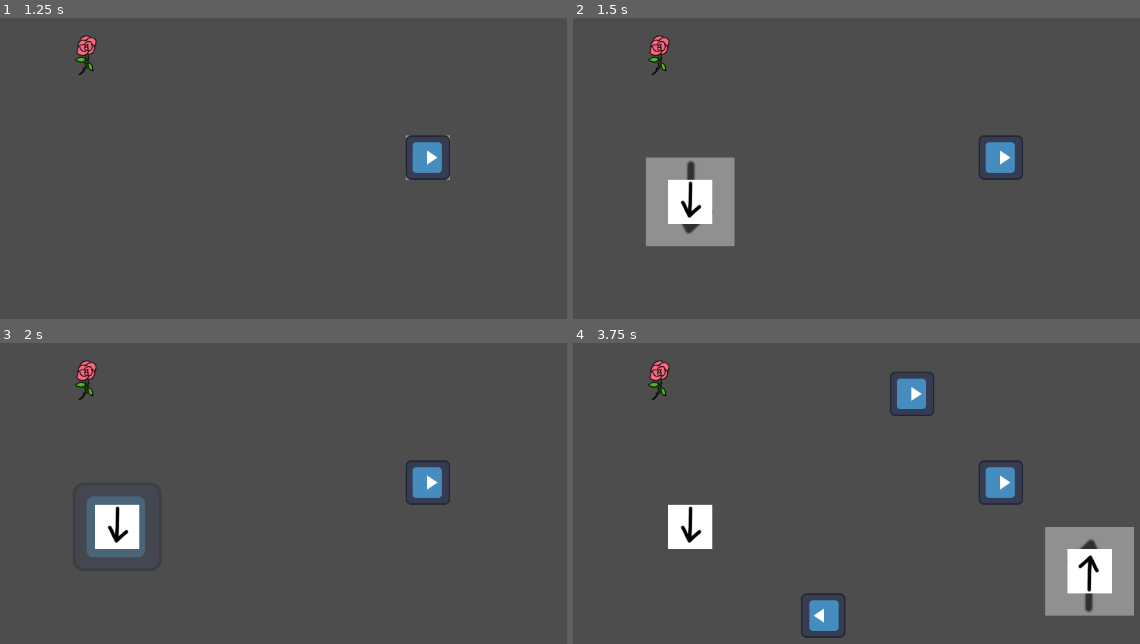
Above: before the commit, frames 1-4 (two rows, left to right).
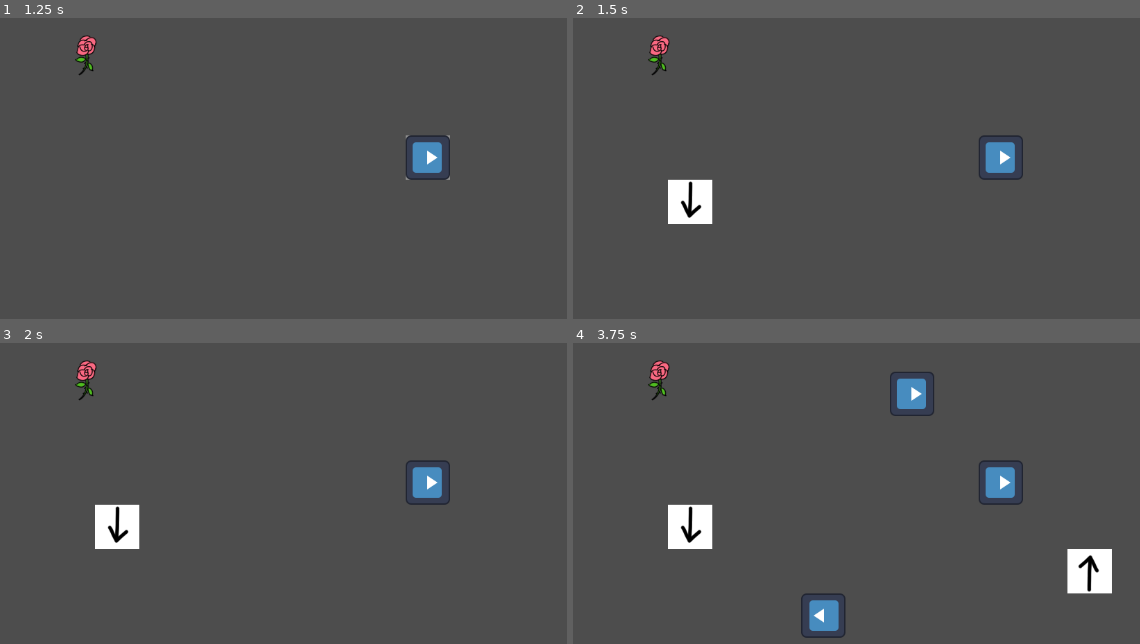
Above: after the commit, the same moments.

Repository: bsc23me/GodotWildJam426
Game: Godot game, scene res://MainScene.tscn
The game is run twice, just before and just after one commit, with the same random seed, the same clock (stepped at 60 frames per second) and the same inputs. The engine's default icon, where the game draws it, is replaced by a stand-in: a white triangle on a blue panel in a dark square.
Inputs (mouse positions are in pixels of both pictures, inside the frame that each line leads up to):
- Up to frame 1 (1.25 s): tap Enter at 0.5 s; move the mouse to (447, 159) at 0.52 s; tap R at 0.6 s; click (447, 159) at 0.67 s; tap 1 at 0.8 s
- Up to frame 2 (1.5 s): tap Space at 1.25 s; move the mouse to (686, 204) at 1.27 s; tap 1 at 1.35 s; click (686, 204) at 1.42 s
- Up to frame 3 (2 s): tap 2 at 1.55 s
- Up to frame 4 (3.75 s): tap Enter at 2, 3.5 s; move the mouse to (924, 409) at 2.02 s; tap 2 at 2.1 s; click (924, 409) at 2.17 s; tap R at 2.3, 2.85 s; tap Space at 2.75 s; move the mouse to (805, 595) at 2.77 s; click (805, 595) at 2.92 s; tap 1 at 3.05, 3.6 s; move the mouse to (1083, 574) at 3.52 s; click (1083, 574) at 3.67 s

Frame 1 is identical in both runs. In frame 2, 3.4% of the frame differs, in the area x 12-29%, y 46-76%; in frame 3, 0.9%; in frame 4, 3.4%, in the area x 83-99%, y 61-91%.

Commit message:
Basic item transport

Diff:
--- a/MainScene.tscn
+++ b/MainScene.tscn
@@ -5,6 +5,7 @@
 [ext_resource type="Script" uid="uid://dogk0odjmsww5" path="res://_scripts/ghost_construct.gd" id="2_x4av3"]
 [ext_resource type="Texture2D" uid="uid://cl14b8ghnbe16" path="res://sprites/Belt_temp.png" id="4_rf2cd"]
 [ext_resource type="Texture2D" uid="uid://ckj2q3p12eslf" path="res://sprites/Rose_temp.png" id="5_a814b"]
+[ext_resource type="Script" uid="uid://dm1ty0ofd1al1" path="res://_scripts/item_transport.gd" id="6_a814b"]
 
 [node name="Node2D" type="Node2D" unique_id=1288777129]
 
@@ -18,12 +19,15 @@
 scale = Vector2(0.5, 0.5)
 texture = ExtResource("1_3mqji")
 script = ExtResource("2_x4av3")
-grid_scale = 64
 scene_root = NodePath("..")
 tile_node = Array[String](["res://sub_scenes/construct.tscn", "res://sub_scenes/belt.tscn"])
 belt_texture = ExtResource("4_rf2cd")
 default_texture = ExtResource("1_3mqji")
 
 [node name="Rose" type="Sprite2D" parent="." unique_id=1576680889]
+z_index = 1
 position = Vector2(308, 139)
 texture = ExtResource("5_a814b")
+
+[node name="ItemTransport" type="Node2D" parent="Rose" unique_id=410569790]
+script = ExtResource("6_a814b")
--- /dev/null
+++ b/_scripts/TileConstruct.gd
@@ -0,0 +1,14 @@
+extends Sprite2D
+
+class_name TileConstruct
+
+var construct_type
+
+# Called when the node enters the scene tree for the first time.
+func _ready() -> void:
+	pass # Replace with function body.
+
+
+# Called every frame. 'delta' is the elapsed time since the previous frame.
+func _process(delta: float) -> void:
+	pass
--- a/_scripts/ghost_construct.gd
+++ b/_scripts/ghost_construct.gd
@@ -1,6 +1,5 @@
 extends Sprite2D
 
-@export var grid_scale = 128
 @export var scene_root: Node2D
 @export var tile_node: Array[String]
 @export var belt_texture: Texture
@@ -16,50 +15,55 @@
 	scenes.resize(tile_node.size())
 	for i in tile_node.size():
 		scenes[i] = load(tile_node[i])
+
 	self_modulate = Color(1.0, 1.0, 1.0, 0.376)
-	pass # Replace with function body.
 
 func _input(event):
 	if event is InputEventMouseMotion:
-		position = snap(event.position, grid_scale)
+		position = GridManager.grid_position(event.position)
+
+		#position = snap(event.position, GridManager.GRID_SCALE)
+
 	if event is InputEventMouseButton:
+		# Place Construct
 		if event.button_index == MOUSE_BUTTON_LEFT and !GridManager.has_tile(position):
 			place_tile(selected_tile_type)
-
+			print(position)
+		# Pickup Construct
 		elif event.button_index == MOUSE_BUTTON_RIGHT:
 			var pos = Vector2i(position)
 			if GridManager.has_tile(pos):
 				GridManager.remove_tile(pos)
+
 	if event is InputEventKey:
 		if event.pressed:
-			if event.keycode == KEY_R:
+			if event.keycode == KEY_R: # Rotation
 				if event.shift_pressed:
 					rotation -= PI / 2
 				else:
 					rotation += PI / 2
-			if event.keycode == KEY_1:
-				scale *= 2
+			if event.keycode == KEY_1: # Belt Selection
+				scale = Vector2(1,1)
 				texture = belt_texture
 				selected_tile_type = 1
-			if event.keycode == KEY_2:
-				scale *= 0.5
+			if event.keycode == KEY_2: # Temp Default Selection
+				scale = Vector2(0.5,0.5)
 				texture = default_texture
 				selected_tile_type = 0
-# Called every frame. 'delta' is the elapsed time since the previous frame.
-func _process(delta: float) -> void:
-	pass
 
+# Snap to the grid
 func snap(pos, gridScale):
 	pos /= gridScale
-	pos.x = floor(pos.x)
-	pos.y = floor(pos.y)
+	pos = floor(pos)
 	pos += Vector2(0.5,0.5)
 	pos *= gridScale
 	return pos
 
+# Place a construct based on the currently selected type
 func place_tile(tile_type):
 	var tile = scenes[tile_type].instantiate()
 	tile.position = position
 	tile.rotation = rotation
+	tile.construct_type = tile_type
 	scene_root.add_child(tile)
 	GridManager.add_tile(tile.position, tile)
--- a/_scripts/grid_manager.gd
+++ b/_scripts/grid_manager.gd
@@ -1,6 +1,8 @@
 extends Node
 
-var tiles: Dictionary[Vector2i, Node] = {}
+@export var GRID_SCALE = 64
+
+var tiles: Dictionary[Vector2i, TileConstruct] = {}
 # Called when the node enters the scene tree for the first time.
 func _ready() -> void:
 	pass # Replace with function body.
@@ -11,7 +13,7 @@
 	pass
 
 
-func add_tile(position: Vector2i, tile: Node):
+func add_tile(position: Vector2i, tile: TileConstruct):
 	tiles.set(position, tile)
 
 func remove_tile(position: Vector2i):
@@ -21,3 +23,13 @@
 
 func has_tile(position: Vector2i):
 	return tiles.has(position)
+
+func get_tile(position: Vector2i):
+	return tiles[position]
+
+func grid_position(position: Vector2):
+	position /= GRID_SCALE
+	position = floor(position)
+	position += Vector2(0.5,0.5)
+	position *= GRID_SCALE
+	return position
--- /dev/null
+++ b/_scripts/item_transport.gd
@@ -0,0 +1,17 @@
+extends Node2D
+
+
+# Called when the node enters the scene tree for the first time.
+func _ready() -> void:
+	pass # Replace with function body.
+
+
+# Called every frame. 'delta' is the elapsed time since the previous frame.
+func _process(delta: float) -> void:
+	var grid_position = GridManager.grid_position(get_parent().position)
+	#print(grid_position)
+	if GridManager.has_tile(grid_position):
+		var tile = GridManager.get_tile(grid_position)
+		if tile.construct_type == 1:
+			get_parent().position += Vector2(1,0)
+		pass
--- a/sub_scenes/belt.tscn
+++ b/sub_scenes/belt.tscn
@@ -1,6 +1,9 @@
 [gd_scene format=3 uid="uid://bauuco10jmc7d"]
 
 [ext_resource type="Texture2D" uid="uid://cl14b8ghnbe16" path="res://sprites/Belt_temp.png" id="1_susb0"]
+[ext_resource type="Script" uid="uid://da145ili7n1y2" path="res://_scripts/TileConstruct.gd" id="2_nxa6v"]
 
-[node name="Belt" type="Sprite2D" unique_id=1601783012]
+[node name="Belt" type="Sprite2D" unique_id=592253102]
 texture = ExtResource("1_susb0")
+script = ExtResource("2_nxa6v")
+metadata/_custom_type_script = "uid://da145ili7n1y2"
--- a/sub_scenes/construct.tscn
+++ b/sub_scenes/construct.tscn
@@ -1,7 +1,10 @@
 [gd_scene format=3 uid="uid://ifuv43j6i65y"]
 
 [ext_resource type="Texture2D" uid="uid://crtms5edr7pkj" path="res://icon.svg" id="1_o7mvy"]
+[ext_resource type="Script" uid="uid://da145ili7n1y2" path="res://_scripts/TileConstruct.gd" id="2_aiesc"]
 
-[node name="Construct" type="Sprite2D" unique_id=1102398436]
+[node name="Construct" type="Sprite2D" unique_id=1738615040]
 scale = Vector2(0.5, 0.5)
 texture = ExtResource("1_o7mvy")
+script = ExtResource("2_aiesc")
+metadata/_custom_type_script = "uid://da145ili7n1y2"
Not shown, added: _scripts/TileConstruct.gd.uid
Not shown, added: _scripts/item_transport.gd.uid
